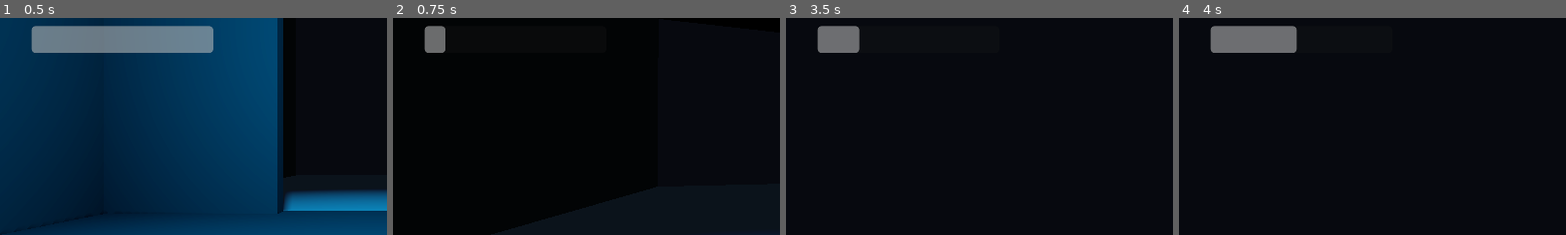
Above: before the commit, frames 1-4 (left to right).
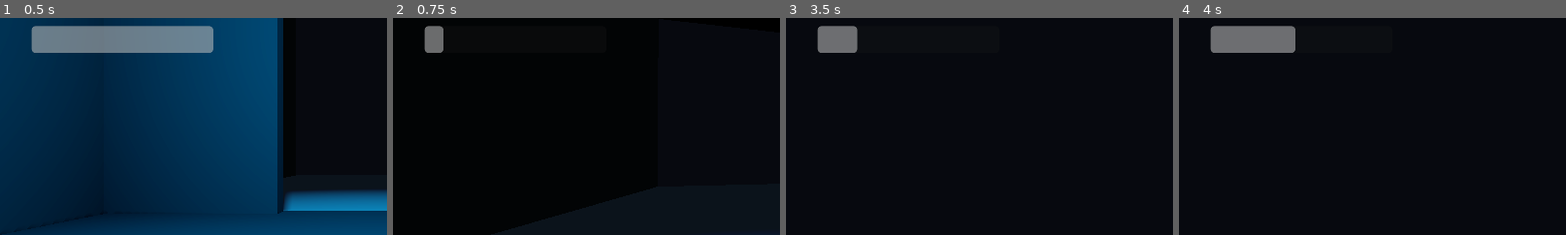
Above: after the commit, the same moments.

Repository: OmarCompiled/Stuck_NULL_BYTES
Game: Godot game, scene res://world.tscn
Same seed, same stepped clock (60 frames per second), same inputs: the game is played once before the commit and once after it.
Inputs (mouse positions are % of the whole screen's width and height, from its top left):
- Up to frame 1 (0.5 s): no input
- Up to frame 2 (0.75 s): tap Enter (ui_accept) at 0.5 s; move the mouse to (55, 50) at 0.52 s; hold W (MoveForward) from 0.53 s (still down); hold E (Dash) from 0.53 s (still down)
- Up to frame 3 (3.5 s): keep holding W (MoveForward); tap Enter (ui_accept) at 0.77, 1.52, 2.75, 3.02 s; move the mouse to (45, 50) at 1.27 s; release E (Dash) at 1.28 s; tap E (Dash) at 1.35, 2.3, 3.05 s; move the mouse to (52, 48) at 2.02 s; press the mouse at (52, 48) at 2.03 s; move the mouse to (49, 52) at 2.77 s; release the mouse at (49, 52) at 2.78 s; tap Shift (Sprint) at 2.85 s
- Up to frame 4 (4 s): keep holding W (MoveForward); move the mouse to (57, 51) at 3.52 s; hold N from 3.53 s (still down); tap Enter (ui_accept) at 3.77 s; tap E (Dash) at 3.8 s
The pictures show only the part of the screen within x 0-50%, y 18-68%; the shares and areas given below are measured in that part.

Frame 1 is identical in both runs. In frame 2, less than 0.1% of the frame differs, in the area x 12-14%, y 3-17%; in frame 3, less than 0.1%, in the area x 17-20%, y 3-17%; in frame 4, less than 0.1%.

Commit message:
refactor: switch to `SceneTreeTimer` for dash - Replace manual timer calculation using `delta` with `get_tree().create_timer()`

Diff:
--- a/godot/player.gd
+++ b/godot/player.gd
@@ -1,7 +1,7 @@
 extends CharacterBody3D
 
 @onready var sanity_bar: Node = $SanityBar
-@export var health_component: Node
+@export var health_component: HealthComponent
 
 # Sanity
 const SANITY_LOSS_RATE = 0.01
@@ -17,9 +17,9 @@
 const DASH_SPEED = SPRINT_SPEED * 1.7
 const DASH_DURATION = 0.3
 const DASH_COOLDOWN = 2.0
+var can_dash = true
 var is_dashing = false
-var dash_timer = 0.0 # TODO: replace with get_tree().create_timer()
-var dash_cooldown_timer = 0.0
+var dash_cooldown_timer: SceneTreeTimer
 var dash_direction = Vector3.ZERO
 
 # Camera
@@ -49,27 +49,17 @@
 		camera.rotation.x = clamp(camera.rotation.x, deg_to_rad(-90), deg_to_rad(90))
 
 func _process(_delta: float) -> void:
-	if Input.is_action_pressed("Quit"): # Esc
-		get_tree().quit()
-
 	health_component.take_damage(SANITY_LOSS_RATE, true)
 
-	if is_dashing:
-		dash_timer -= _delta
-		if dash_timer <= 0:
-			end_dash()
-
-	if dash_cooldown_timer > 0:
-		dash_cooldown_timer -= _delta
-		$DashCooldownBar.value = (DASH_COOLDOWN - dash_cooldown_timer) / DASH_COOLDOWN * 100
+	if dash_cooldown_timer:
+		$DashCooldownBar.value = 100 - (dash_cooldown_timer.time_left / DASH_COOLDOWN) * 100
 	else:
 		$DashCooldownBar.value = 100
 
 func start_dash():
+	dash_cooldown_timer = get_tree().create_timer(DASH_COOLDOWN)
+	can_dash = false
 	is_dashing = true
-	dash_timer = DASH_DURATION
-	dash_cooldown_timer = DASH_COOLDOWN
-
 	var input_dir = Input.get_vector("MoveLeft", "MoveRight", "MoveForward", "MoveBackward")
 
 	if input_dir.length() > 0:
@@ -82,10 +72,16 @@
 		else:
 			dash_direction = -camera.global_transform.basis.z.normalized()
 
+	await get_tree().create_timer(DASH_DURATION).timeout
+	end_dash()
+
 func end_dash() -> void:
 	is_dashing = false
+	# NOTE: velocity.y is unchanged for smoother movement
 	velocity.x = dash_direction.x * speed
 	velocity.z = dash_direction.z * speed
+	await dash_cooldown_timer.timeout
+	can_dash = true
 
 func _headbob(time) -> Vector3:
 	var pos = Vector3.ZERO
@@ -118,7 +114,7 @@
 	else:
 		is_sprinting = false
 
-	if Input.is_action_pressed("Dash") and dash_cooldown_timer <= 0 and not is_dashing: # E
+	if Input.is_action_pressed("Dash") and can_dash: # E
 		start_dash()
 
 	var input_dir = Input.get_vector("MoveLeft", "MoveRight", "MoveForward", "MoveBackward")
@@ -137,13 +133,6 @@
 
 	move_and_slide()
 
-	#for index in get_slide_collision_count():
-		#var collision := get_slide_collision(index)
-		#var body := collision.get_collider()
-		#if body is Shadow:
-			#health_component.take_damage(body.dmg)
-			#body.apply_knockback(-collision.get_normal() * knockback_force)
-
 func die():
 	GameManager.end_game()
 
